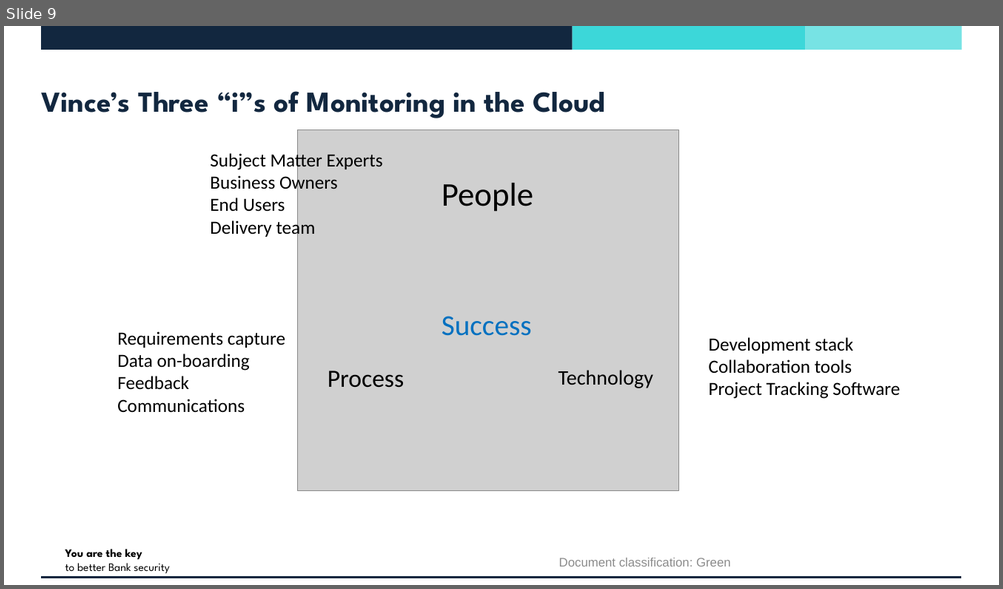
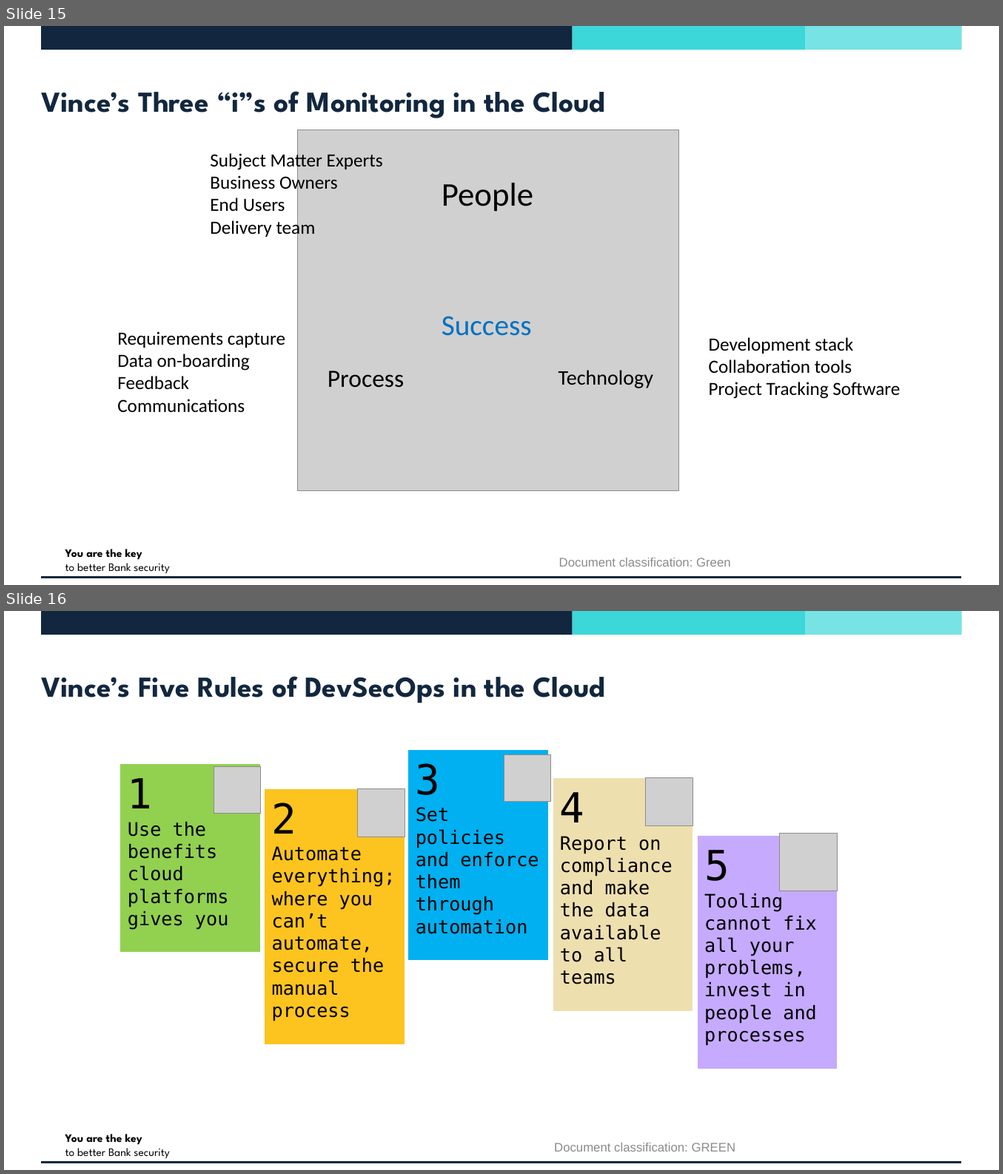
Before and after one commit to vincentjking/Presentations, a slide deck: 202301 - BCS/DevSecOps - The True Cost of Secure Transformation.pptx. Shown one above the other, each under a label of ours: slide 9 before the commit, slides 15 and 16 after it. The pictures are 1003x589 and 1003x1174 pixels, drawn with LibreOffice and Linux fonts; fonts in the diff are those of the drawing; grey boxes stand for pictures; background and template pictures are left out. Boxes give left, top, right and bottom in pixels: in the first picture for what was removed or moved away, otherwise in the second. Text is boxed around its words. In the diff, an @@ line names an element or a change of style, - is before the commit and + after.

```diff
--- a/202301 - BCS/DevSecOps - The True Cost of Secure Transformation.pptx
+++ b/202301 - BCS/DevSecOps - The True Cost of Secure Transformation.pptx
@@ slide 16 added at (4,611,999,1170), background #FFFFFF; not listed: 5 template elements that a slide beside it also shows @@
@@ title added at (41,676,606,703), 28 pt, text #12273F, bold @@
+Vince’s Five Rules of DevSecOps in the Cloud
@@ rectangle added at (120,764,261,952), fill #92D050, outline #FFFFFF 0.75 pt, 18 pt, text #000000 @@
+1
+Use the benefits cloud platforms gives you
@@ rectangle added at (408,750,549,961), fill #00B0F0, outline #FFFFFF 0.75 pt, 18 pt, text #000000 @@
+3
+Set policies and enforce them through automation
@@ picture added at (504,755,550,801) @@
@@ picture added at (214,767,261,813) @@
@@ rectangle added at (552,778,693,1011), fill #EEDFAF, outline #FFFFFF 0.75 pt, 18 pt, text #000000 @@
+4
+Report on compliance and make the data available to all teams
@@ picture added at (646,778,694,826) @@
@@ rectangle added at (264,789,404,1045), fill #FDC41F, outline #FFFFFF 0.75 pt, 18 pt, text #000000 @@
+2
+Automate everything; where you can’t automate, secure the manual process
@@ picture added at (357,789,404,837) @@
@@ rectangle added at (697,835,837,1069), fill #C5AAFE, outline #FFFFFF 0.75 pt, 18 pt, text #000000 @@
+5
+Tooling cannot fix all your problems, invest in people and processes
@@ picture added at (780,834,837,891) @@
@@ text added at (554,1143,736,1152), 12 pt, text #8C8C8C @@
+Document classification: GREEN
@@ what was slide 9 is now slide 15 @@
```
Also in this commit, not shown: 4 slides changed, 8 other slides added, 3 slides removed.
